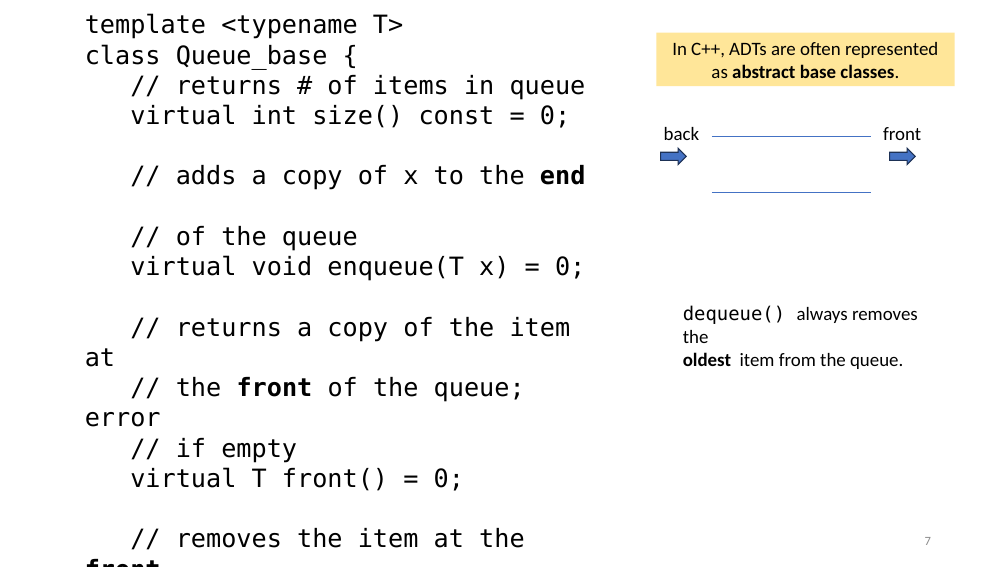
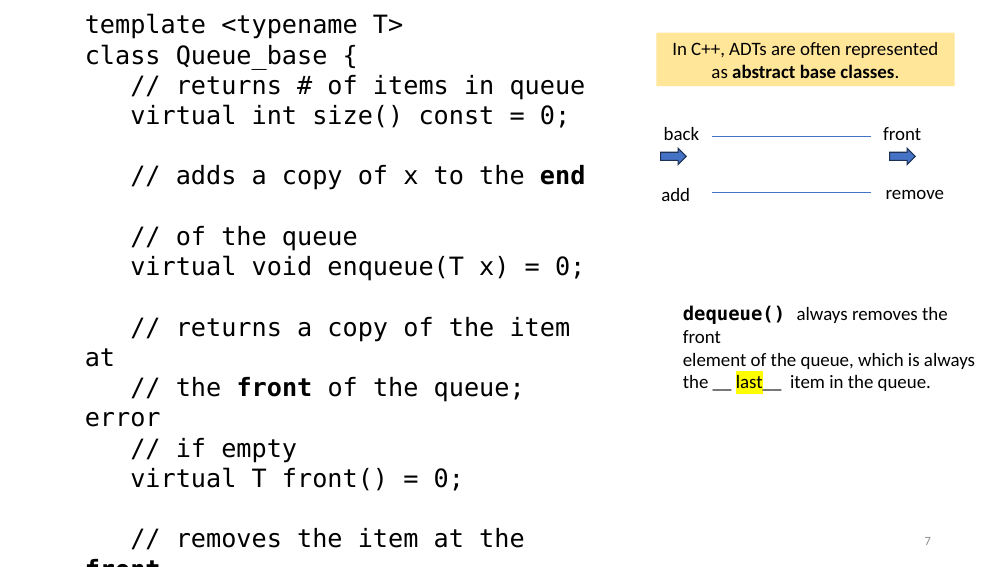
Before and after one commit to tjd1234/cmpt225fall2023, a slide deck: slide 7 of lecture_notes/week7/week7_priority_queues.pptx. Drawn at 1008x567 pixels with LibreOffice and Linux fonts; fonts in the diff are those of the drawing. Boxes give left, top, right and bottom in pixels: in the first picture for what was removed or moved away, otherwise in the second. Text is boxed around its words. In the diff, an @@ line names an element or a change of style, - is before the commit and + after.

```diff
--- a/lecture_notes/week7/week7_priority_queues.pptx
+++ b/lecture_notes/week7/week7_priority_queues.pptx
@@ text added at [661,188,690,201], 18 pt, text #000000 @@
+add
@@ text added at [886,190,944,199], 18 pt, text #000000 @@
+remove
@@ text at [683,305,975,394]: text changed @@
-dequeue() always removes the
-oldest item from the queue.
+dequeue() always removes the front
+element of the queue, which is always
+the __ last__ item in the queue.
```
Also in this commit, not shown: 23 other slides changed.
